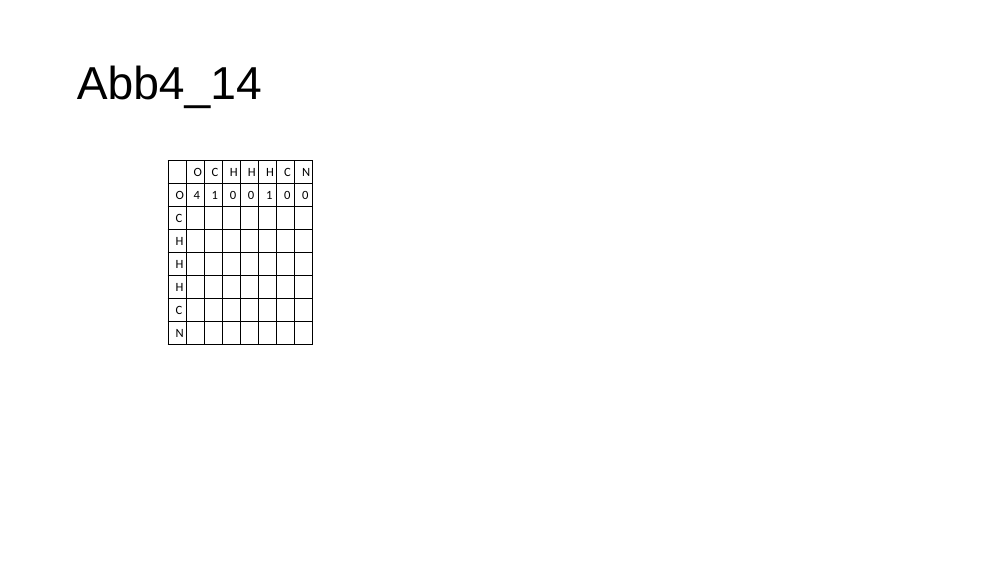
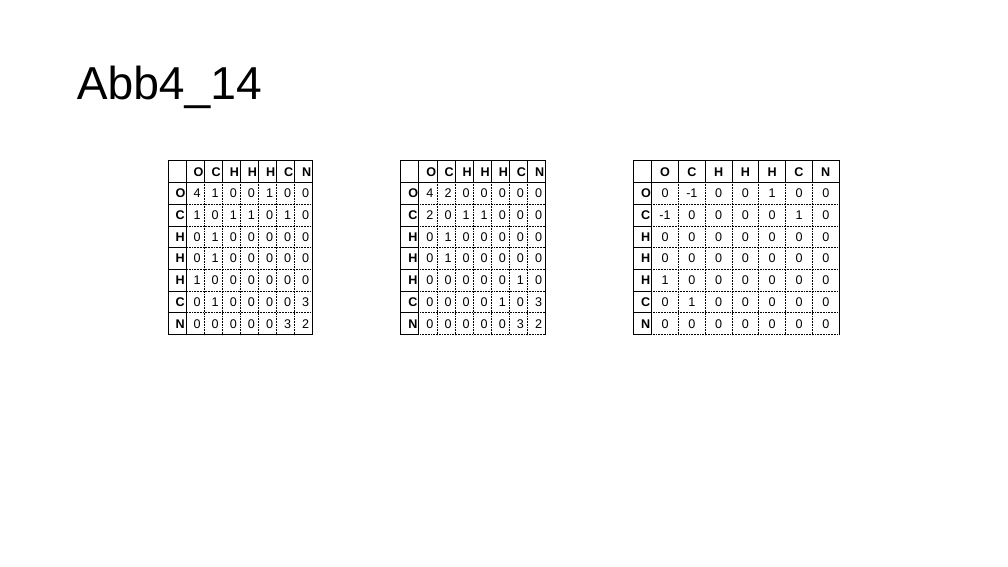
Before and after one commit to steinbeck/cheminformatics-lecture, a slide deck: slide 1 of Kapitel4/Kapitel4.pptx. Drawn at 1008x567 pixels with LibreOffice and Linux fonts; fonts in the diff are those of the drawing. Boxes give left, top, right and bottom in pixels: in the first picture for what was removed or moved away, otherwise in the second. Text is boxed around its words. In the diff, an @@ line names an element or a change of style, - is before the commit and + after.

```diff
--- a/Kapitel4/Kapitel4.pptx
+++ b/Kapitel4/Kapitel4.pptx
@@ table at (168,161,313,343) @@
-row 3: C |  |  |  |  |  |  | 
+row 3: C | 1 | 0 | 1 | 1 | 0 | 1 | 0
-row 4: H |  |  |  |  |  |  | 
+row 4: H | 0 | 1 | 0 | 0 | 0 | 0 | 0
-row 5: H |  |  |  |  |  |  | 
+row 5: H | 0 | 1 | 0 | 0 | 0 | 0 | 0
-row 6: H |  |  |  |  |  |  | 
+row 6: H | 1 | 0 | 0 | 0 | 0 | 0 | 0
-row 7: C |  |  |  |  |  |  | 
+row 7: C | 0 | 1 | 0 | 0 | 0 | 0 | 3
-row 8: N |  |  |  |  |  |  | 
+row 8: N | 0 | 0 | 0 | 0 | 0 | 3 | 2
@@ font Calibri to Arial in "O", "C", "H", "H" and 17 more places @@
@@ bold on in "O", "C", "H", "H" and 10 more places @@
@@ borders changed @@
@@ table: place and size @@
-table at (168,161,307,343)
+table at (168,161,313,343)
@@ table added at (401,161,546,343), 8 rows, 8 columns @@
+ | O | C | H | H | H | C | N
+O | 4 | 2 | 0 | 0 | 0 | 0 | 0
+C | 2 | 0 | 1 | 1 | 0 | 0 | 0
+H | 0 | 1 | 0 | 0 | 0 | 0 | 0
+H | 0 | 1 | 0 | 0 | 0 | 0 | 0
+H | 0 | 0 | 0 | 0 | 0 | 1 | 0
+C | 0 | 0 | 0 | 0 | 1 | 0 | 3
+N | 0 | 0 | 0 | 0 | 0 | 3 | 2
@@ table added at (634,161,836,343), 8 rows, 8 columns @@
+ | O | C | H | H | H | C | N
+O | 0 | -1 | 0 | 0 | 1 | 0 | 0
+C | -1 | 0 | 0 | 0 | 0 | 1 | 0
+H | 0 | 0 | 0 | 0 | 0 | 0 | 0
+H | 0 | 0 | 0 | 0 | 0 | 0 | 0
+H | 1 | 0 | 0 | 0 | 0 | 0 | 0
+C | 0 | 1 | 0 | 0 | 0 | 0 | 0
+N | 0 | 0 | 0 | 0 | 0 | 0 | 0
```
Also in this commit, not shown: 18 other files.
